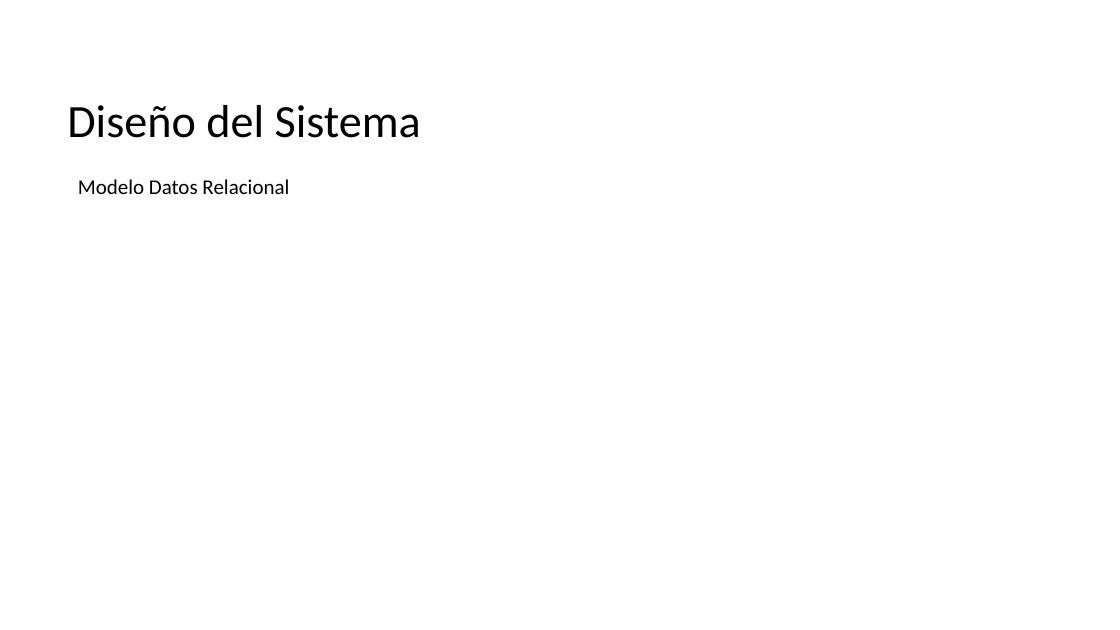
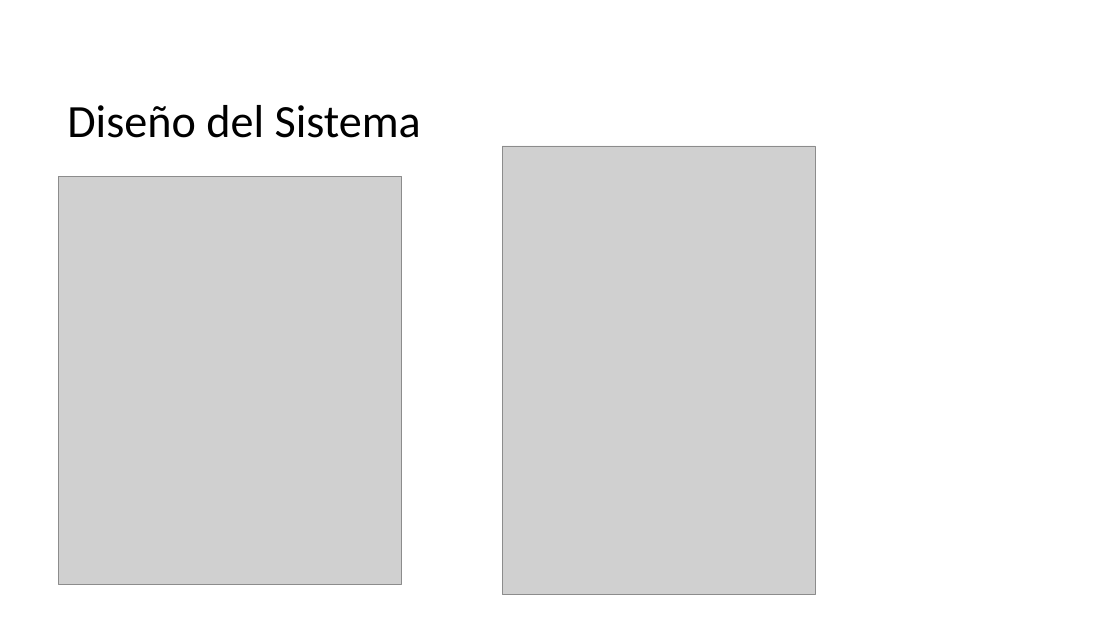
Before and after one commit to CodeFixService/Capstone, a slide deck: slide 11 of fase3/Documentacion Asignatura PTY4614/Estructura Presentación Final-Capstone.pptx (slide 8 before the commit). Drawn at 1120x630 pixels with LibreOffice and Linux fonts; fonts in the diff are those of the drawing; grey boxes stand for pictures; background and template pictures are left out. Boxes give left, top, right and bottom in pixels: in the first picture for what was removed or moved away, otherwise in the second. Text is boxed around its words. In the diff, an @@ line names an element or a change of style, - is before the commit and + after.

```diff
--- a/fase3/Documentacion Asignatura PTY4614/Estructura Presentación Final-Capstone.pptx
+++ b/fase3/Documentacion Asignatura PTY4614/Estructura Presentación Final-Capstone.pptx
@@ picture added at [502, 146, 816, 595] @@
@@ picture added at [59, 176, 402, 585] @@
@@ text removed at [78, 179, 289, 194] @@
-Modelo Datos Relacional
```
Also in this commit, not shown: 8 other slides changed, 8 slides added, 2 slides removed.
